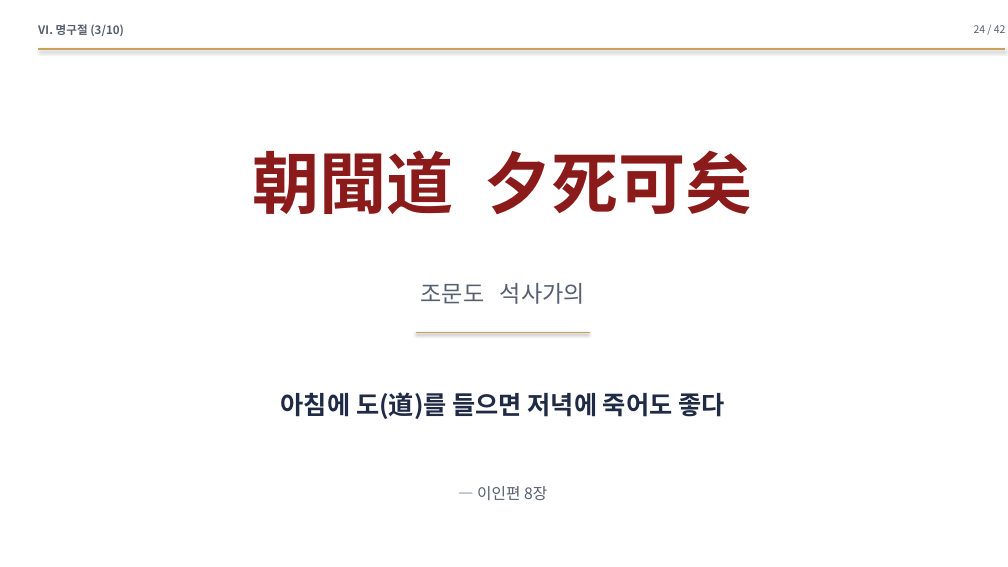
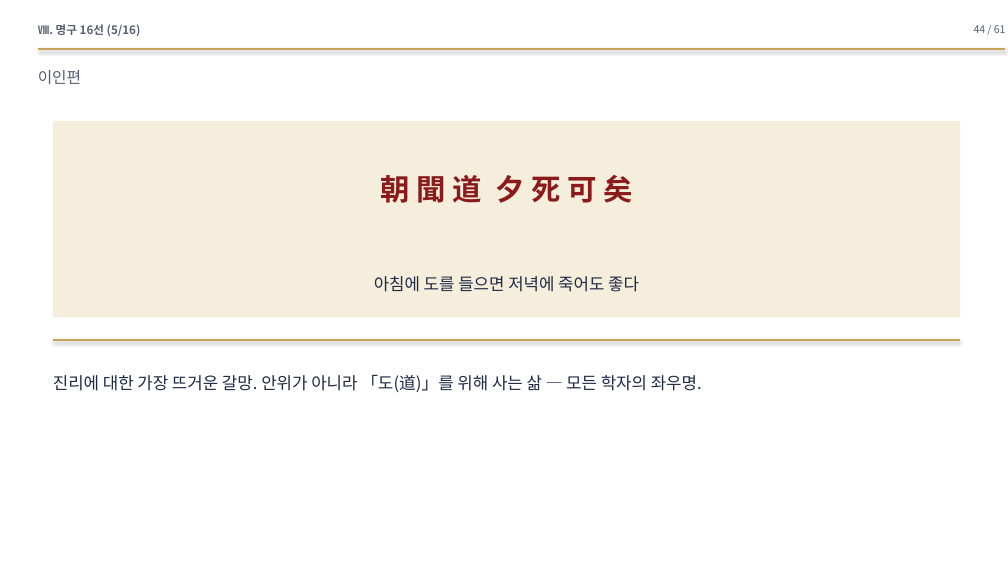
Before and after one commit to hpark1947/Oriental-Classics2, a slide deck: slide 44 of 발표자료/논어_발표자료.pptx (slide 24 before the commit). Drawn at 1008x567 pixels with LibreOffice and Linux fonts; fonts in the diff are those of the drawing. Boxes give left, top, right and bottom in pixels: in the first picture for what was removed or moved away, otherwise in the second. Text is boxed around its words. In the diff, an @@ line names an element or a change of style, - is before the commit and + after.

```diff
--- a/발표자료/논어_발표자료.pptx
+++ b/발표자료/논어_발표자료.pptx
@@ text at [38, 24, 141, 36]: text changed @@
-Ⅵ. 명구절 (3/10)
+Ⅷ. 명구 16선 (5/16)
@@ text at [974, 25, 1006, 33]: text changed @@
-24 / 42
+44 / 61
@@ text at [38, 70, 81, 85]: text changed @@
-— 이인편 8장
+이인편
@@ rectangle added at [53, 121, 960, 318], fill #F5EEDD @@
@@ text at [380, 171, 632, 209]: text changed; size 64 to 28 pt @@
-朝聞道 夕死可矣
+朝 聞 道 夕 死 可 矣
@@ text at [374, 276, 639, 292]: text changed; size 24 to 16 pt; bold off @@
-아침에 도(道)를 들으면 저녁에 죽어도 좋다
+아침에 도를 들으면 저녁에 죽어도 좋다
@@ text removed at [421, 283, 585, 304] @@
-조문도 석사가의
@@ line added from (53, 340) to (960, 340), #C8A25B 2 pt @@
@@ line removed from (416, 333) to (590, 333) @@
@@ text added at [53, 374, 702, 392], 16 pt, text #1F2A44 @@
+진리에 대한 가장 뜨거운 갈망. 안위가 아니라 「도(道)」를 위해 사는 삶 — 모든 학자의 좌우명.
```
Also in this commit, not shown: 4 other slides changed, 56 slides added, 37 slides removed, 1 other file.
